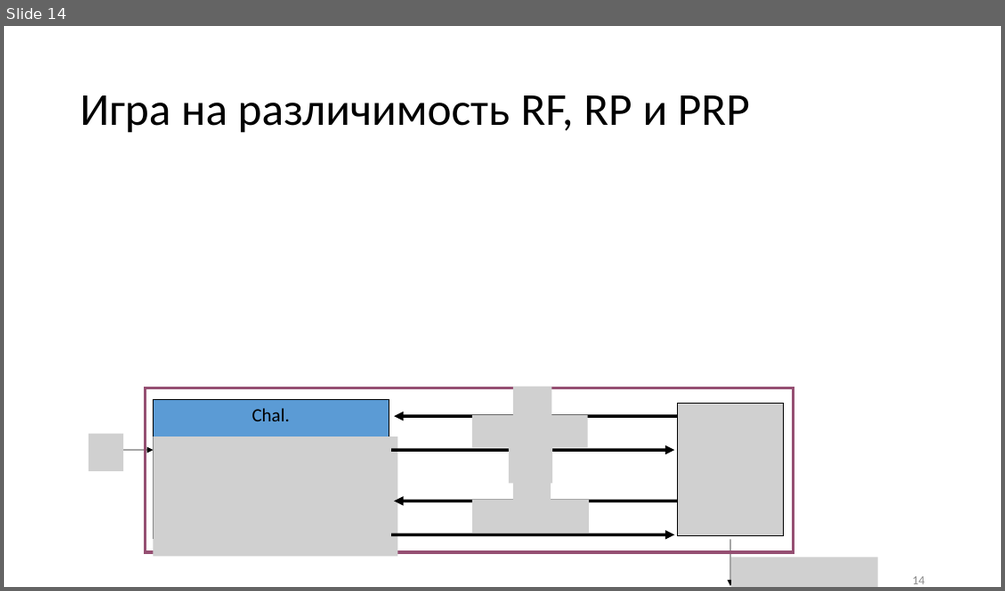
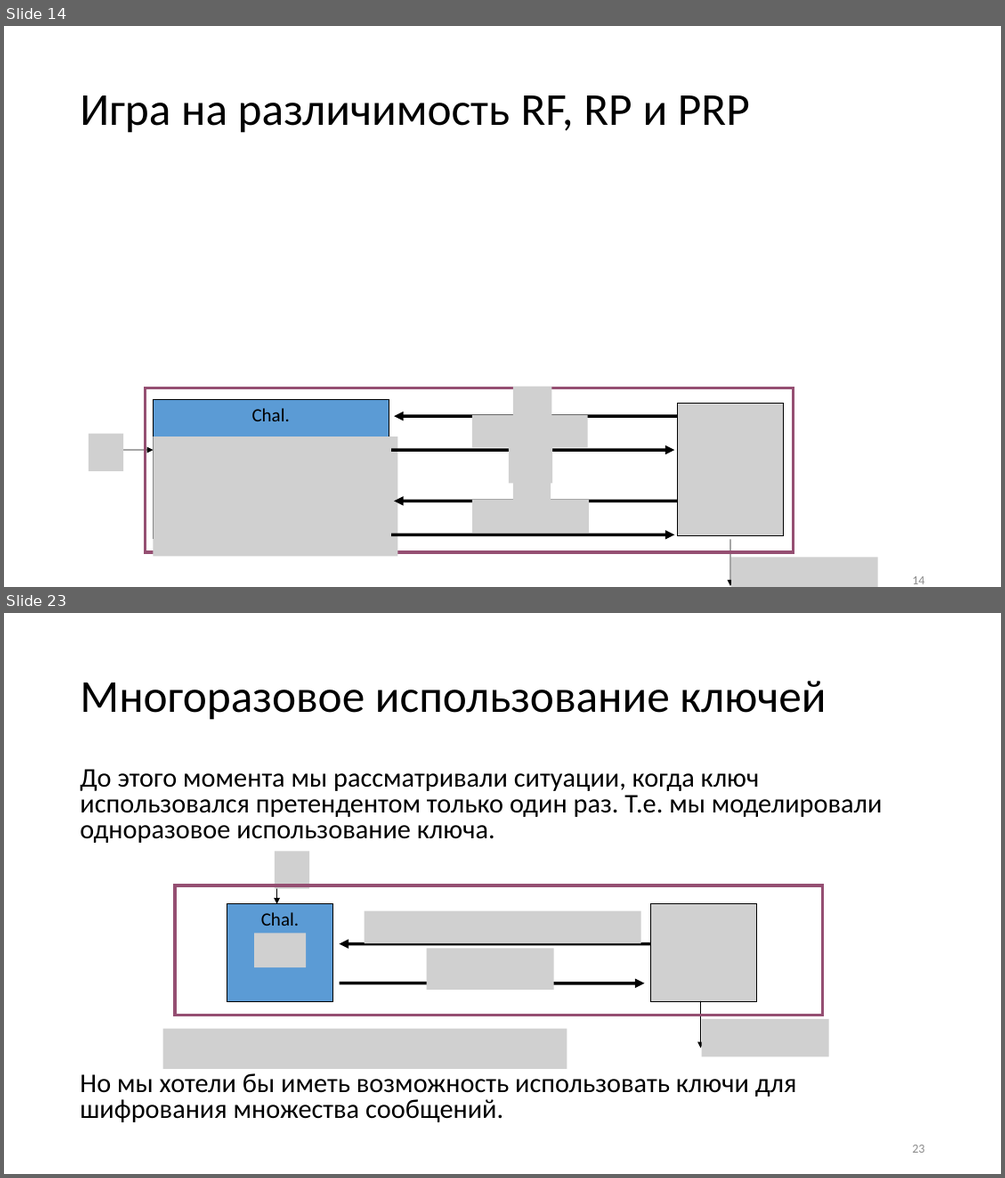
Before and after one commit to CryptoCourse/CryptoLectures, a slide deck: Lectures/Lecture6.pptx. Shown one above the other, each under a label of ours: slide 14 before the commit, slides 14 and 23 after it; the slides between them are not shown. The pictures are 1005x591 and 1005x1178 pixels, drawn with LibreOffice and Linux fonts; fonts in the diff are those of the drawing; grey boxes stand for pictures. Boxes give left, top, right and bottom in pixels: in the first picture for what was removed or moved away, otherwise in the second. Text is boxed around its words. In the diff, an @@ line names an element or a change of style, - is before the commit and + after.

```diff
--- a/Lectures/Lecture6.pptx
+++ b/Lectures/Lecture6.pptx
@@ slide 23 added at [4,613,1001,1174], background #FFFFFF @@
@@ title added at [80,681,825,720], 44 pt, text #000000 @@
+Многоразовое использование ключей
@@ text added at [80,769,882,1122], 26 pt, text #000000 @@
+До этого момента мы рассматривали ситуации, когда ключ использовался претендентом только один раз. Т.е. мы моделировали одноразовое использование ключа.
+Но мы хотели бы иметь возможность использовать ключи для шифрования множества сообщений.
@@ picture added at [275,851,310,888] @@
@@ arrow added from (277, 862) to (277, 904), #000000 0.75 pt @@
@@ rectangle added at [175,885,823,1015], outline #954F72 3 pt @@
@@ rectangle added at [226,904,333,1001], fill #5B9BD5, outline #000000 0.75 pt, 18 pt, text #000000 @@
+Chal.
@@ picture added at [651,904,757,1001] @@
@@ picture added at [364,910,641,943] @@
@@ picture added at [254,933,306,967] @@
@@ arrow added from (651, 943) to (339, 943), #000000 3 pt @@
@@ picture added at [427,948,554,989] @@
@@ arrow added from (339, 983) to (645, 983), #000000 3 pt @@
@@ arrow added from (701, 1001) to (701, 1048), #000000 0.75 pt @@
@@ picture added at [163,1029,567,1070] @@
@@ picture added at [702,1019,829,1057] @@
@@ page number added at [912,1144,924,1152], 12 pt, text #8C8C8C @@
+23
```
Also in this commit, not shown: 23 other slides added.
